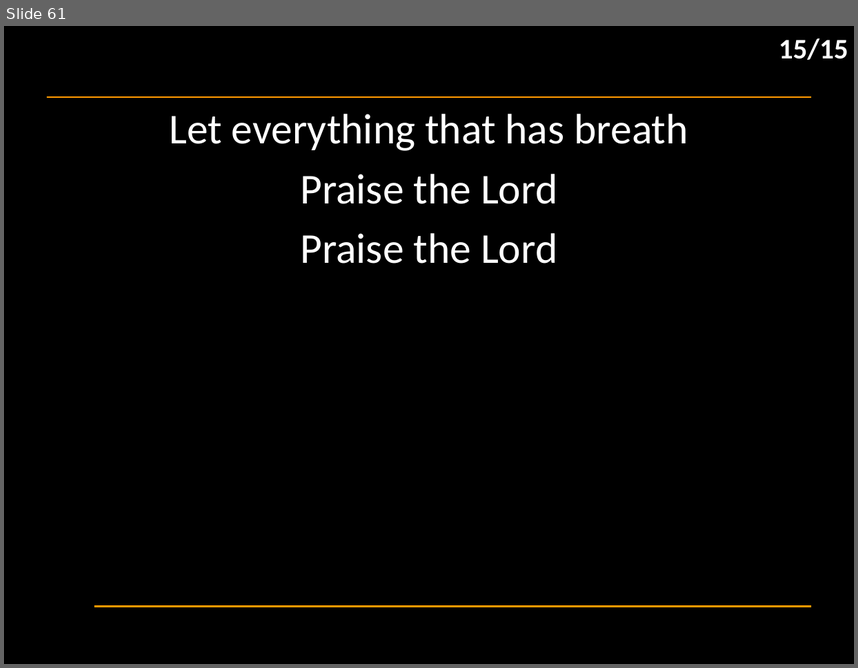
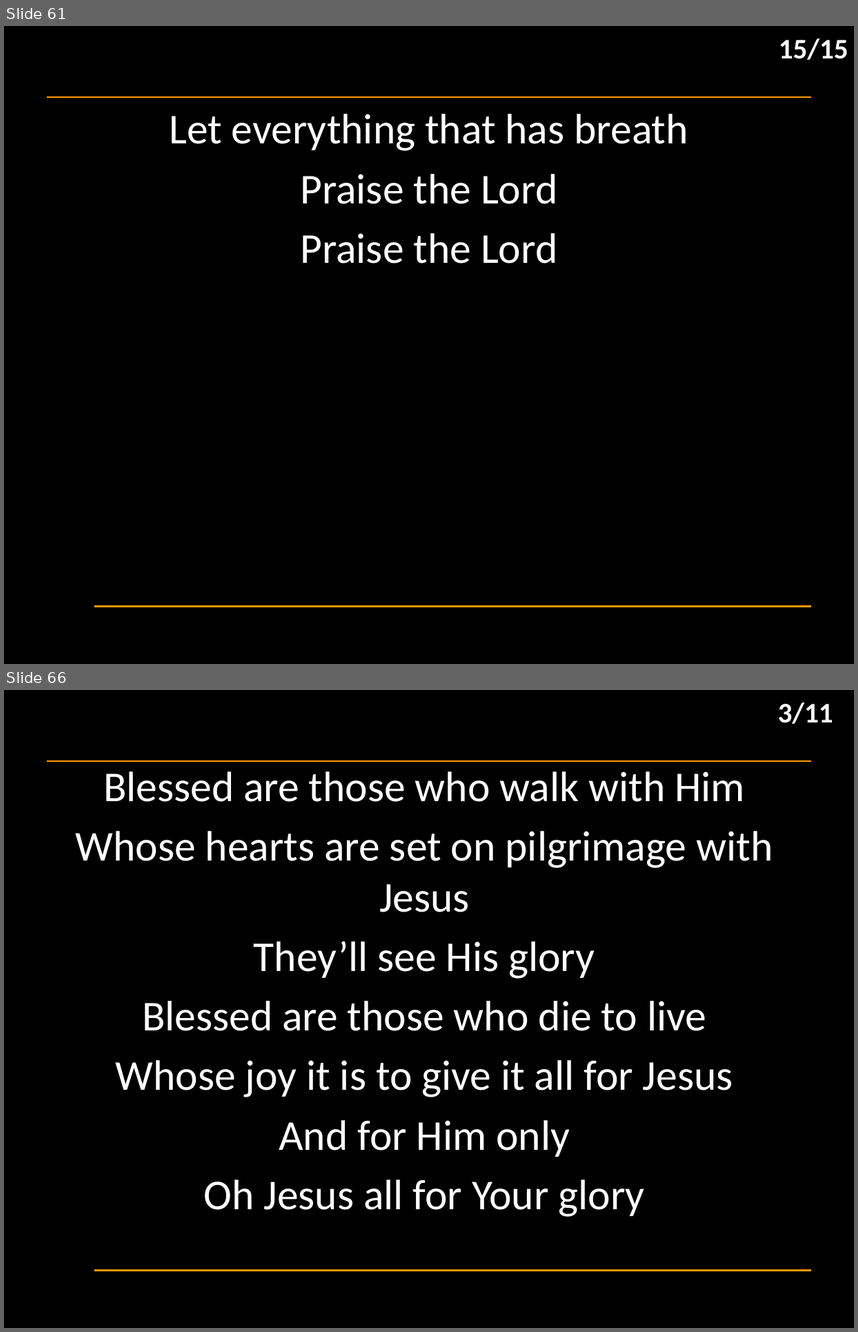
Before and after one commit to hoo-are-ya/worship, a slide deck: docs/songs_2025-12-31.pptx. Shown one above the other, each under a label of ours: slide 61 before the commit, slides 61 and 66 after it; the slides between them are not shown. The pictures are 858x668 and 858x1332 pixels, drawn with LibreOffice and Linux fonts; fonts in the diff are those of the drawing; background and template pictures are left out. Boxes give left, top, right and bottom in pixels: in the first picture for what was removed or moved away, otherwise in the second. Text is boxed around its words. In the diff, an @@ line names an element or a change of style, - is before the commit and + after.

```diff
--- a/docs/songs_2025-12-31.pptx
+++ b/docs/songs_2025-12-31.pptx
@@ slide 66 added at box(4, 690, 854, 1328), background #000000; not listed: 2 template elements that a slide beside it also shows @@
@@ text added at box(778, 702, 833, 724), 24 pt, text #FFFFFF, bold @@
+3/11
@@ subtitle added at box(76, 771, 773, 1216), 36 pt, text #FFFFFF @@
+Blessed are those who walk with Him
+Whose hearts are set on pilgrimage with Jesus
+They’ll see His glory
+Blessed are those who die to live
+Whose joy it is to give it all for Jesus
+And for Him only
+Oh Jesus all for Your glory
```
Also in this commit, not shown: 2 slides changed, 12 other slides added, 1 other file.
